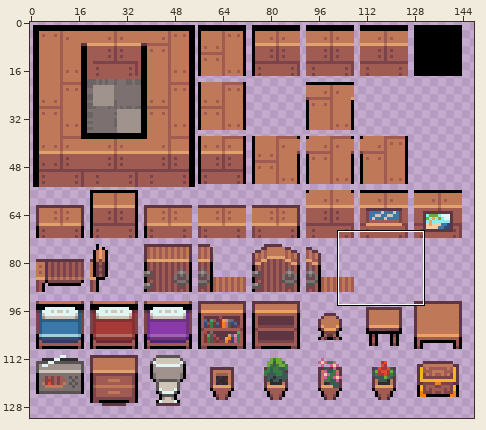
Edited in one commit: sprite sheet (assets/maps/CustomTileset.png). The picture above shows the old version from afar; the outline marks the close-up.
Close-up. Earlier state:
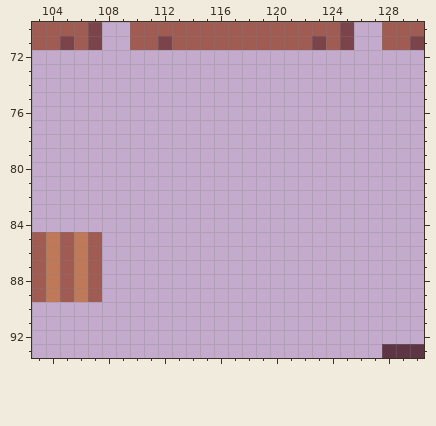
The file is 160x160 pixels. Colours within 5 levels of each other are drawn and written as one. Shown: x 103..130, y 70..93. The wide view leaves out empty margins.
And afterwards:
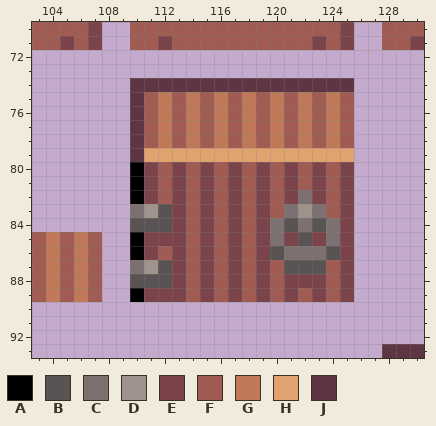
Palette (. is transparent): A #000000  B #5a5353  C #7d7071  D #a0938e  E #7a444a  F #a05b53  G #bf7958  H #e0a36f  J #5e3643
Diff:
Changed rows in their new state; - is an unchanged pixel.
first column x 110:
74 JJJJJJJJJJJJJJJJ
75 JFGFGFGFGFGFGFGF
76 JFGFGFGFGFGFGFGF
77 JFGFGFGFGFGFGFGF
78 JFGFGFGFGFGFGFGF
79 JHHHHHHHHHHHHHHH
80 AEFEFEFEFEFEFEFE
81 AEFEFEFEFEFEFEFE
82 AEFEFEFEFEFECEFE
83 CDBEFEFEFEFCDCFE
84 BBBEFEFEFECBCBCE
85 AEEEFEFEFECEBECE
86 AEFEFEFEFEBCCCBE
87 CDBEFEFEFEFBBBFE
88 BBBEFEFEFEFEEEFE
89 AEEEFEFEFEFEFEFE
Boxes around the changes in both close-ups, in picture pixels (x1, y1, x2, y2):
added: (130, 78, 354, 302)
